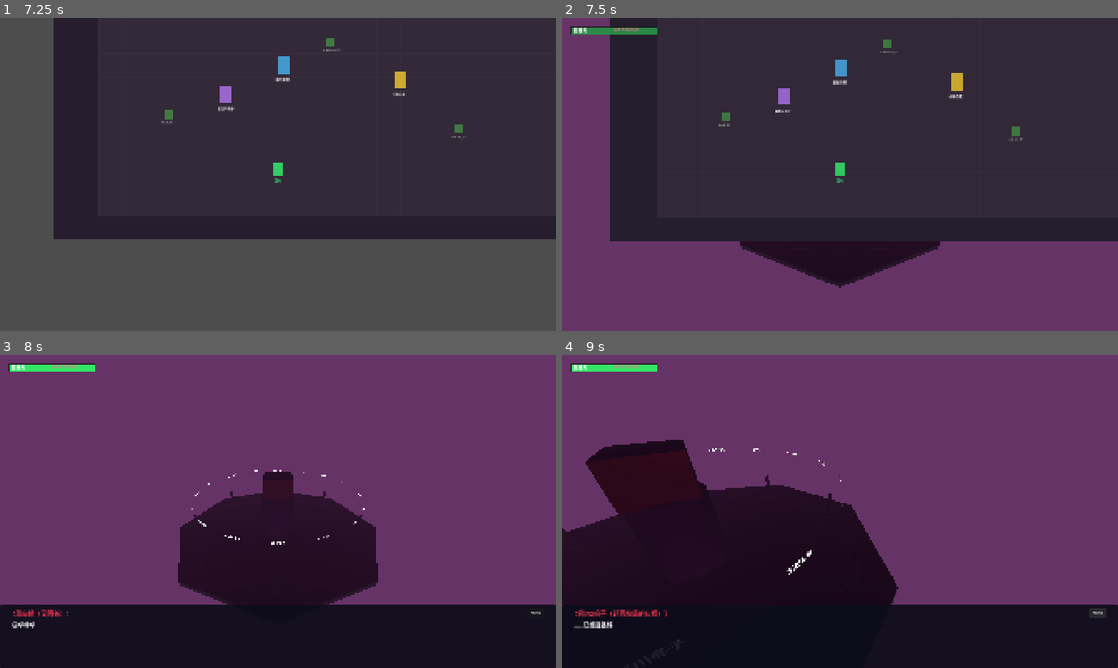
Above: before the commit, frames 1-4 (two rows, left to right).
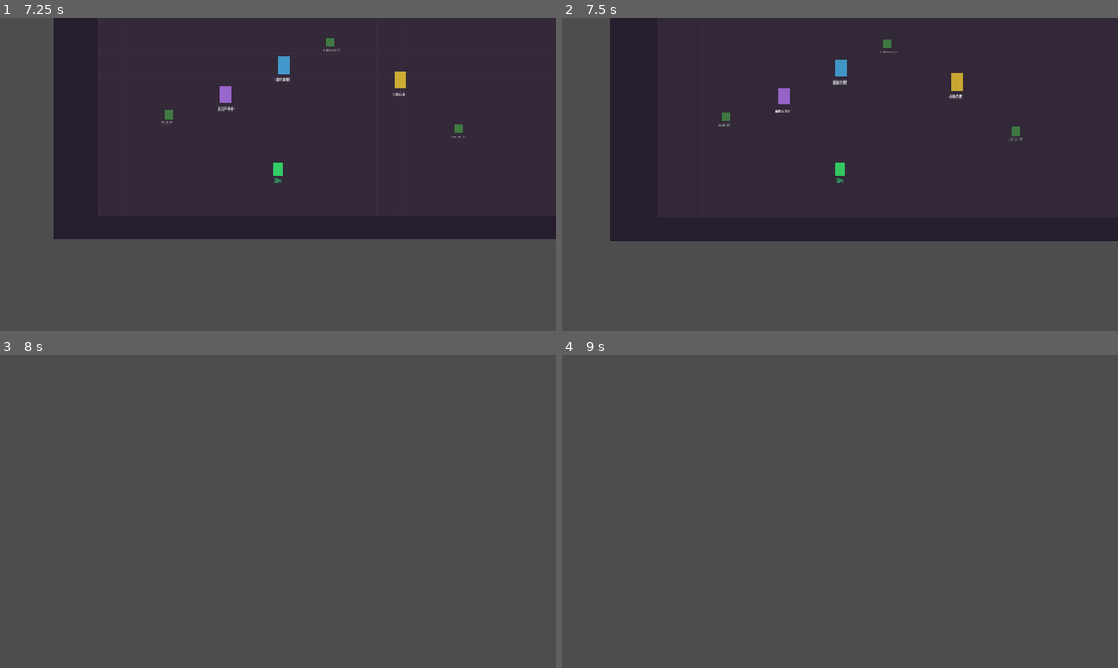
Above: after the commit, the same moments.

Repository: Luguoyn/dangan-AI
Game: Godot game, scene res://scenes/main.tscn
The game is run twice, just before and just after one commit, with the same random seed, the same clock (stepped at 60 frames per second) and the same inputs.
Inputs (mouse positions are in pixels of both pictures, inside the frame that each line leads up to):
- Up to frame 1 (7.25 s): tap Enter (confirm) at 0.5 s; move the mouse to (400, 158) at 0.52 s; hold D (move_right) 0.53-1.28 s; hold Enter (confirm) 0.53-1.28 s; click (400, 158) at 0.67 s; move the mouse to (166, 190) at 1.27 s; hold S (move_down) 1.28-2.03 s; click (166, 190) at 1.35 s; move the mouse to (333, 105) at 2.02 s; hold D (move_right) 2.03-2.78 s; hold E (interact) 2.03-2.78 s; move the mouse to (250, 237) at 2.77 s; hold W (move_up) 2.78-3.53 s; tap Tab (open_evidence_ring) at 2.85 s; click (250, 237) at 2.92 s; move the mouse to (444, 221) at 3.52 s; hold Space (slash) 3.53-4.28 s; hold A (move_left) 3.53-5.03 s; move the mouse to (111, 127) at 4.27 s; tap B at 4.35 s; move the mouse to (305, 174) at 5.02 s; hold S (move_down) 5.03-5.78 s; tap R at 5.1 s; click (305, 174) at 5.17 s; move the mouse to (194, 96) at 5.77 s; hold D (move_right) 5.78-6.53 s; tap H at 5.85 s; move the mouse to (400, 158) at 6.52 s; hold W (move_up) from 6.53 s (still down); tap C at 6.6 s
- Up to frame 2 (7.5 s): move the mouse to (728, 190) at 7.27 s; release W (move_up) at 7.28 s; hold D (move_right) from 7.28 s (still down); tap T at 7.35 s; click (728, 190) at 7.42 s
- Up to frame 3 (8 s): keep holding D (move_right)
- Up to frame 4 (9 s): move the mouse to (895, 442) at 8.02 s; release D (move_right) at 8.03 s; hold S (move_down) 8.03-8.75 s; hold Enter (confirm) 8.03-8.75 s; click (1095, 611) at 8.75 s, where only the run before the commit has a clickable "AUTO"

Frame 1 is identical in both runs. In frame 2, 35% of the frame differs, in the area x 0-100%, y 0-100%; in frame 3, 100%; in frame 4, 100%.
Error after the commit: Parse Error: Could not parse global class "CourtroomCamera" from "res://scripts/courtroom/courtroom_camera.gd". (res://scripts/courtroom/courtroom_scene.gd:11)

Commit message:
fix: 摄像机绕中心旋转——lerp_angle弧形旋转, 距离+高度同步渐变

Diff:
--- a/scripts/courtroom/courtroom_camera.gd
+++ b/scripts/courtroom/courtroom_camera.gd
@@ -13,12 +13,12 @@
 var _target_angle: float = 0.0
 var _target_dist: float = 3.0
 var _target_height: float = 1.8
-var _idle_base_pos: Vector3
+var _current_angle: float = 0.0
+var _current_dist: float = 3.0
 
 func _ready() -> void:
 	position = default_position
 	look_at(Vector3(0, 1.5, 0))
-	_idle_base_pos = default_position
 
 func move_to_podium(podium_index: int, shot_type: String = "closeup") -> void:
 	var angle := TAU * float(podium_index) / 16.0
@@ -31,31 +31,39 @@
 		"wide":     dist = 8.0; height = 4.0
 		_:          dist = 3.0; height = 1.8
 
-	_target_angle = angle
-	_target_dist = dist
-	_target_height = height
-	var target_pos := _angle_to_pos(angle, dist, height)
-	var look_pos := Vector3(cos(angle) * 6.0, 1.5, sin(angle) * 6.0)
+	var target_angle := angle
+	var target_dist := dist
+	var target_height := height
 
 	if _last_podium >= 0 and _last_podium != podium_index:
-		_rotate_to(target_pos, look_pos, 0.5)
+		_rotate_around_center(_current_angle, target_angle, _current_dist, target_dist, target_height)
 	else:
-		_animate_to(target_pos, look_pos, 0.5)
+		var pos := _angle_to_pos(target_angle, target_dist, target_height)
+		_animate_to(pos, _look_at_podium(target_angle), 0.5)
 
+	_current_angle = target_angle
+	_current_dist = target_dist
+	_target_height = target_height
 	_last_podium = podium_index
-	_idle_base_pos = target_pos
 	_idle_time = 0.0
 
-func _rotate_to(target_pos: Vector3, look_target: Vector3, duration: float) -> void:
+func _rotate_around_center(from_angle: float, to_angle: float, from_dist: float, to_dist: float, to_height: float) -> void:
 	_is_animating = true
-	var start_pos := position
+	var duration := 0.6
 	var tween := create_tween()
-	tween.tween_method(_interp_rotate.bind(start_pos, target_pos, look_target), 0.0, 1.0, duration).set_ease(Tween.EASE_IN_OUT)
+
+	# 绕中心旋转：只改变角度，dist和height在旋转中渐变
+	tween.tween_method(
+		func(t: float):
+			var a := lerp_angle(from_angle, to_angle, t)
+			var d := lerpf(from_dist, to_dist, t)
+			var h := lerpf(_target_height, to_height, t)
+			position = _angle_to_pos(a, d, h)
+			look_at(_look_at_podium(a))
+		,
+		0.0, 1.0, duration
+	).set_ease(Tween.EASE_IN_OUT)
 	tween.chain().tween_callback(func(): _is_animating = false)
-
-func _interp_rotate(t: float, from: Vector3, to: Vector3, look: Vector3) -> void:
-	position = from.lerp(to, t)
-	look_at(look)
 
 func move_to_center() -> void:
 	_animate_to(overview_position, Vector3(0, 1.5, 0), 0.5)
@@ -96,9 +104,8 @@
 	var to_center := Vector3(-podium_x, 0, -podium_z).normalized()
 	return Vector3(podium_x, 0, podium_z) + to_center * dist + Vector3.UP * height
 
-func _get_podium_pos(podium_index: int) -> Vector3:
-	var angle := TAU * float(podium_index) / 16.0
-	return Vector3(cos(angle) * 6.0, 0, sin(angle) * 6.0)
+func _look_at_podium(angle: float) -> Vector3:
+	return Vector3(cos(angle) * 6.0, 1.5, sin(angle) * 6.0)
 
 func _process(delta: float) -> void:
 	if _is_animating:
@@ -111,6 +118,5 @@
 		sin(_idle_time * 0.7 + 1.0) * 0.08,
 		cos(_idle_time * 1.1) * 0.10
 	)
-	position = _idle_base_pos + drift
-	var look_angle := TAU * float(_last_podium) / 16.0
-	look_at(Vector3(cos(look_angle) * 6.0, 1.5, sin(look_angle) * 6.0))
+	position = _angle_to_pos(_current_angle, _current_dist, _target_height) + drift
+	look_at(_look_at_podium(_current_angle))
